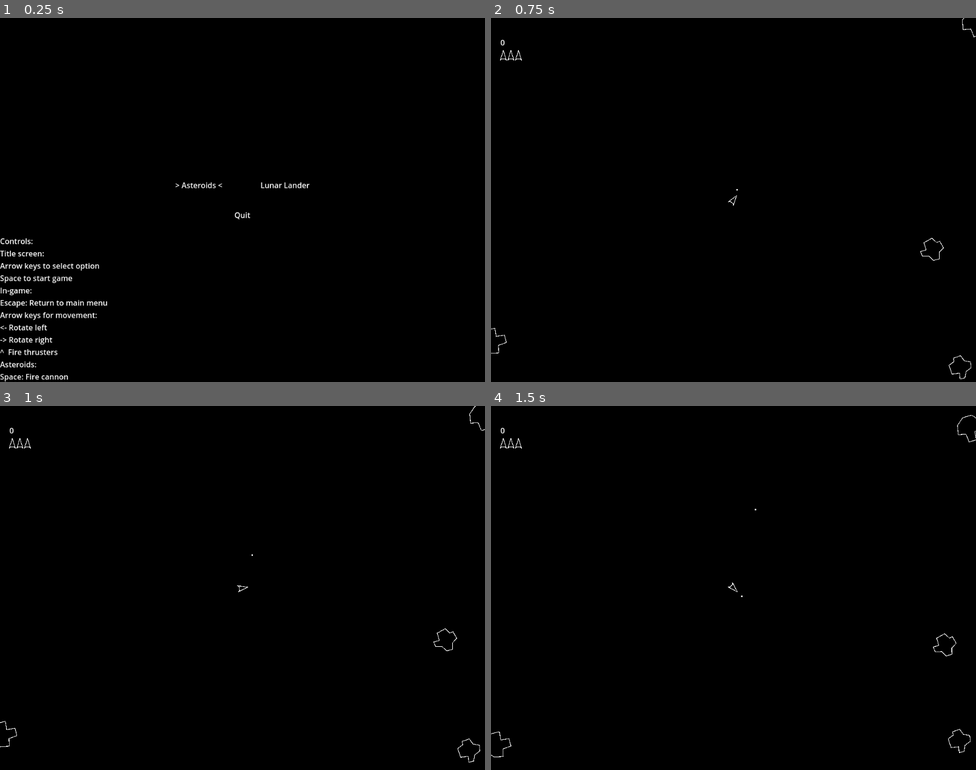
Above: before the commit, frames 1-4 (two rows, left to right).
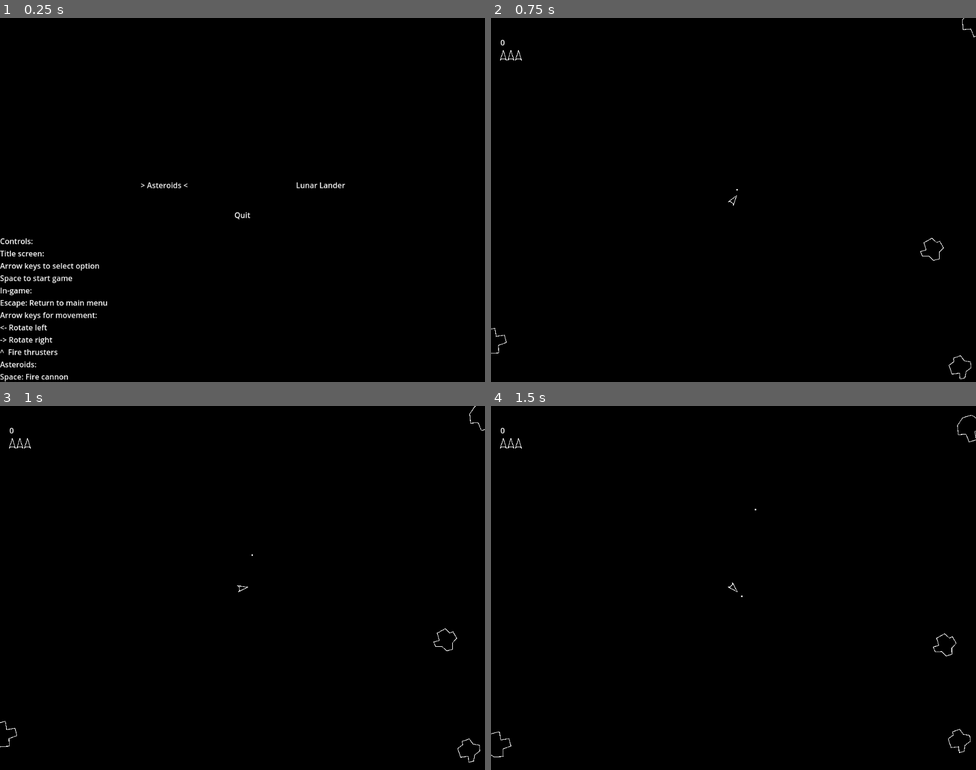
Above: after the commit, the same moments.

Repository: colebeebe/arcade
Game: Godot game, scene res://game.tscn
Two runs of this game, one before a commit and one after it. Both use one fixed random seed, a clock stepped at 60 frames per second and the inputs below.
Inputs:
- Up to frame 1 (0.25 s): no input
- Up to frame 2 (0.75 s): tap Enter (special) at 0.5 s; hold Right (right) from 0.53 s (still down); tap Space (action) at 0.6 s
- Up to frame 3 (1 s): keep holding Right (right)
- Up to frame 4 (1.5 s): release Right (right) at 1.28 s; hold Down (down) from 1.28 s (still down); tap Space (action) at 1.35 s

The runs differ from the first frame. In frame 1, 0.3% of the frame differs, in the area x 29-72%, y 45-47%; in frame 2, nothing differs; in frame 3, nothing differs; in frame 4, nothing differs.

Commit message:
Fixed menu jitter

Diff:
--- a/MainMenu/MainMenu.tscn
+++ b/MainMenu/MainMenu.tscn
@@ -31,11 +31,13 @@
 theme_override_constants/separation = 80
 
 [node name="Asteroids" type="Label" parent="VBoxContainer/HBoxContainer"]
+custom_minimum_size = Vector2(250, 0)
 layout_mode = 2
 text = "> Asteroids <"
 horizontal_alignment = 1
 
 [node name="LunarLander" type="Label" parent="VBoxContainer/HBoxContainer"]
+custom_minimum_size = Vector2(250, 0)
 layout_mode = 2
 text = "Lunar Lander"
 horizontal_alignment = 1
